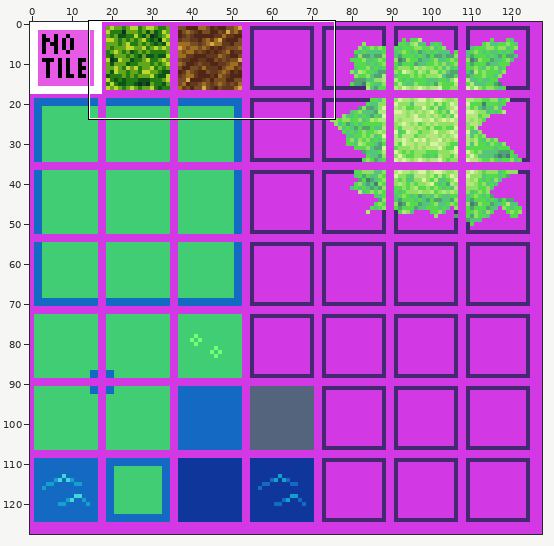
Edited in one commit: pixel-art file (LD49ogl/Content/Textures/tilesheet01.aseprite). Above, an overview of the earlier version with the close-up marked.
Close-up. Before the edit:
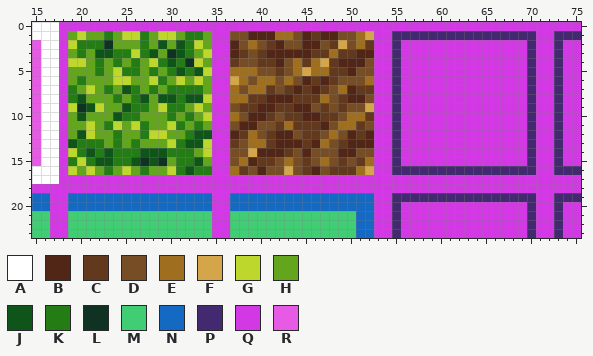
128x128 pixels, 1 frame. Shown: x 15..75, y 0..23.
Visible layers, top first: "Layer 3", "Layer 2", "dirt", "grass", "Layer 1", "bg".
Palette (. is transparent): A #ffffff  B #512617  C #63391d  D #764d25  E #9f6e1e  F #d4a549  G #bed72d  H #64a51e  J #0f5519  K #237d14  L #0f3223  M #41cd73  N #1469c3  P #432970  Q #d338e5  R #e65ae6
Pixels before, first column x 15:
 0 AAAQQQQQQQQQQQQQQQQQQQQQQQQQQQQQQQQQQQQQQQQQQQQQQQQQQQQQQQQQQ
 1 AAAQHGHHKHGGKHGGHKKHQQDDBBBEEDBCBBDDEFQQPPPPPPPPPPPPPPPPQQPPP
 2 RAAQGKKKLHHHKHJHJKGHQQBDEDCBDDBBDCFDECQQPQQQQQQQQQQQQQQPQQPQQ
 3 RAAQHKHJJKKGKJHLJKHGQQBCDCBBBBBCCECCBBQQPQQQQQQQQQQQQQQPQQPQQ
 4 RAAQGGHKHKHKHGKJKLGHQQCDDCCBDECEFCBBBDQQPQQQQQQQQQQQQQQPQQPQQ
 5 RAAQHHHKHGKKHKHKJKJGQQEEEDDCDEFEECCBDDQQPQQQQQQQQQQQQQQPQQPQQ
 6 RAAQHKHHHGGHHGKHGHGHQQFEDEEDEDBCBCDDDEQQPQQQQQQQQQQQQQQPQQPQQ
 7 RAAQKHGHKHJKHKHKKKKHQQEDEECDCBCBCDEBCCQQPQQQQQQQQQQQQQQPQQPQQ
 8 RAAQKJHHHKHKJHJJKJJGQQEECCBBBCCCEDCBBDQQPQQQQQQQQQQQQQQPQQPQQ
 9 RAAQGLJGHHJKKHGKKHGHQQDCCBBCCBBDCDCDDFQQPQQQQQQQQQQQQQQPQQPQQ
10 RAAQHJHHHJKKHHHKHKHGQQEDBBCDCCBBCCDEECQQPQQQQQQQQQQQQQQPQQPQQ
11 RAAQHHGHKGHGKHHGKHKHQQDBBDDCECCCBDEECDQQPQQQQQQQQQQQQQQPQQPQQ
12 RAAQHJGHHKHHKGGHHKJJQQBCEDCBBDCCDEDBCBQQPQQQQQQQQQQQQQQPQQPQQ
13 RAAQJKKKHKHKHHHGKJJGQQCDEECBBBCBEDCBBBQQPQQQQQQQQQQQQQQPQQPQQ
14 RAAQGKJKJKKKJJJKKKHGQQDDFBBBCDBDDDBBDDQQPQQQQQQQQQQQQQQPQQPQQ
15 RAAQKGKJJKKJLJLHKKJHQQDEBCCDEDCDEDCDCEQQPQQQQQQQQQQQQQQPQQPQQ
16 AAAQGHGHKHGHKHHGKJKKQQECDBDDFDCBDCCCEFQQPPPPPPPPPPPPPPPPQQPPP
17 AAAQQQQQQQQQQQQQQQQQQQQQQQQQQQQQQQQQQQQQQQQQQQQQQQQQQQQQQQQQQ
18 QQQQQQQQQQQQQQQQQQQQQQQQQQQQQQQQQQQQQQQQQQQQQQQQQQQQQQQQQQQQQ
19 NNQQNNNNNNNNNNNNNNNNQQNNNNNNNNNNNNNNNNQQPPPPPPPPPPPPPPPPQQPPP
20 NNQQNNNNNNNNNNNNNNNNQQNNNNNNNNNNNNNNNNQQPQQQQQQQQQQQQQQPQQPQQ
21 MMQQMMMMMMMMMMMMMMMMQQMMMMMMMMMMMMMMNNQQPQQQQQQQQQQQQQQPQQPQQ
22 MMQQMMMMMMMMMMMMMMMMQQMMMMMMMMMMMMMMNNQQPQQQQQQQQQQQQQQPQQPQQ
23 MMQQMMMMMMMMMMMMMMMMQQMMMMMMMMMMMMMMNNQQPQQQQQQQQQQQQQQPQQPQQ
The result:
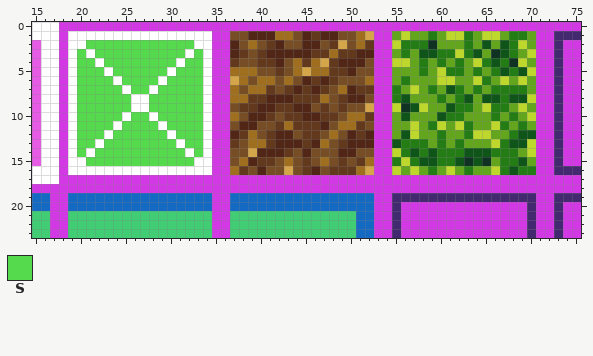
Colours new in this view: S #55d94d
From old to new:
Changed rows in their new state; - is an unchanged pixel.
Layer "grass":
first column x 19:
 1 AAAAAAAAAAAAAAAA--------------------HGHHKHGGKHGGHKKH
 2 AASSSSSSSSSSSSAA--------------------GKKKLHHHKHJHJKGH
 3 ASASSSSSSSSSSASA--------------------HKHJJKKGKJHLJKHG
 4 ASSASSSSSSSSASSA--------------------GGHKHKHKHGKJKLGH
 5 ASSSASSSSSSASSSA--------------------HHHKHGKKHKHKJKJG
 6 ASSSSASSSSASSSSA--------------------HKHHHGGHHGKHGHGH
 7 ASSSSSASSASSSSSA--------------------KHGHKHJKHKHKKKKH
 8 ASSSSSSAASSSSSSA--------------------KJHHHKHKJHJJKJJG
 9 ASSSSSSAASSSSSSA--------------------GLJGHHJKKHGKKHGH
10 ASSSSSASSASSSSSA--------------------HJHHHJKKHHHKHKHG
11 ASSSSASSSSASSSSA--------------------HHGHKGHGKHHGKHKH
12 ASSSASSSSSSASSSA--------------------HJGHHKHHKGGHHKJJ
13 ASSASSSSSSSSASSA--------------------JKKKHKHKHHHGKJJG
14 ASASSSSSSSSSSASA--------------------GKJKJKKKJJJKKKHG
15 AASSSSSSSSSSSSAA--------------------KGKJJKKJLJLHKKJH
16 AAAAAAAAAAAAAAAA--------------------GHGHKHGHKHHGKJKK
Where, in picture pixels (left, top, right, bottom), the same in both close-ups:
changed: (68, 31, 212, 175)
changed: (392, 31, 536, 175)
